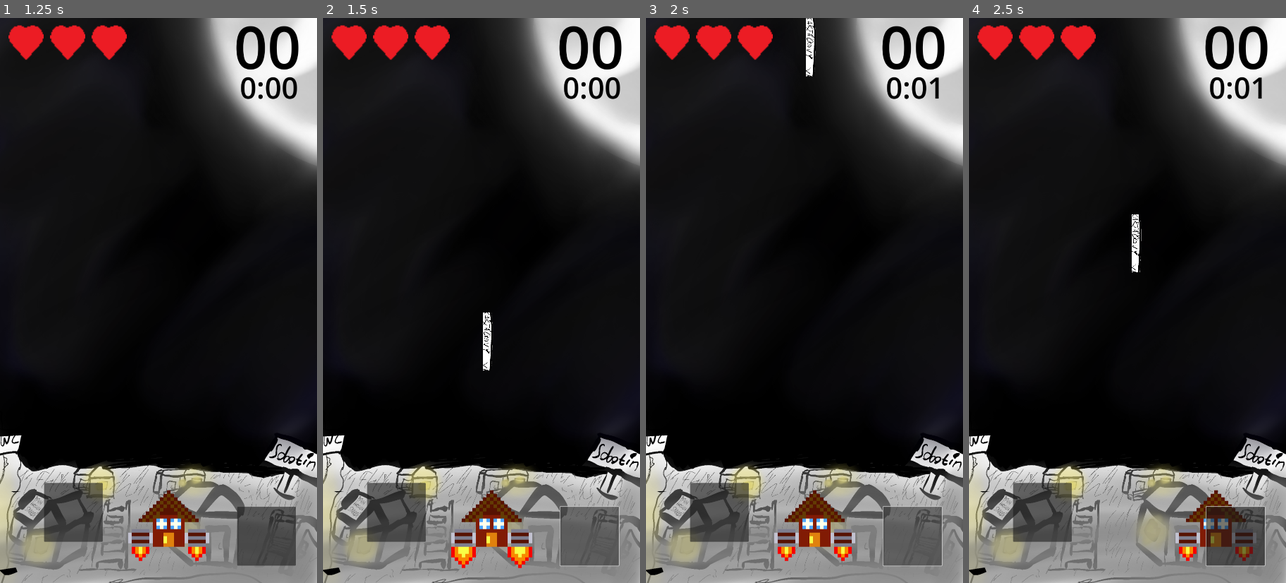
Above: before the commit, frames 1-4 (left to right).
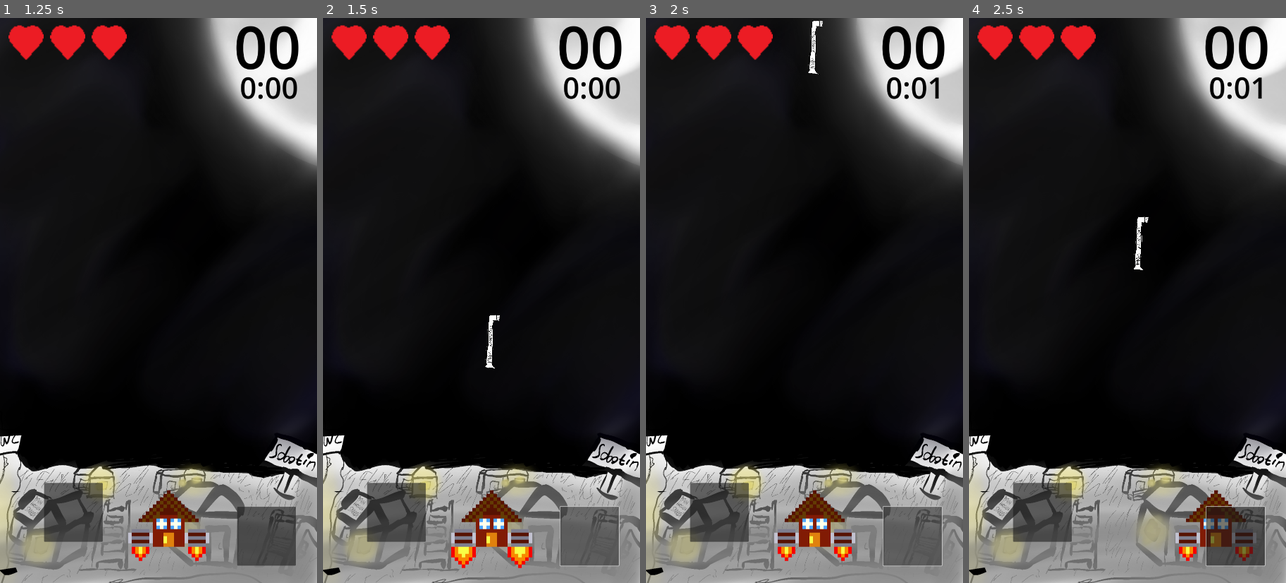
Above: after the commit, the same moments.

Repository: Honzapkcz/camp-invaders
Game: Godot game, scene res://Scenes/main_menu.tscn
Same seed, same stepped clock (60 frames per second), same inputs: the game is played once before the commit and once after it.
Inputs (mouse positions are in pixels of both pictures, inside the frame that each line leads up to):
- Up to frame 1 (1.25 s): click (158, 300) at 0.5 s
- Up to frame 2 (1.5 s): click (589, 537) at 1.25 s
- Up to frame 3 (2 s): no input
- Up to frame 4 (2.5 s): move the mouse to (1197, 272) at 2.02 s; hold Right (Right) from 2.03 s (still down); tap Space (Fire) at 2.1 s; click (1197, 272) at 2.17 s

Frame 1 is identical in both runs. In frame 2, 0.3% of the frame differs, in the area x 50-56%, y 52-63%; in frame 3, 0.3%, in the area x 50-56%, y 0-11%; in frame 4, 0.3%.

Commit message:
Rescaled player bullet sprite

Diff:
--- a/src/Scenes/bullet.tscn
+++ b/src/Scenes/bullet.tscn
@@ -18,9 +18,9 @@
 
 [node name="Sprite2D" type="Sprite2D" parent="."]
 rotation = 1.5708
+scale = Vector2(0.5, 0.5)
 texture = ExtResource("2_yexvx")
-region_enabled = true
-region_rect = Rect2(445.674, 349.019, 981.445, 295.851)
+region_rect = Rect2(445.674, 349.019, 1466.33, 701.481)
 
 [node name="Area2D" type="Area2D" parent="."]
 collision_layer = 2
